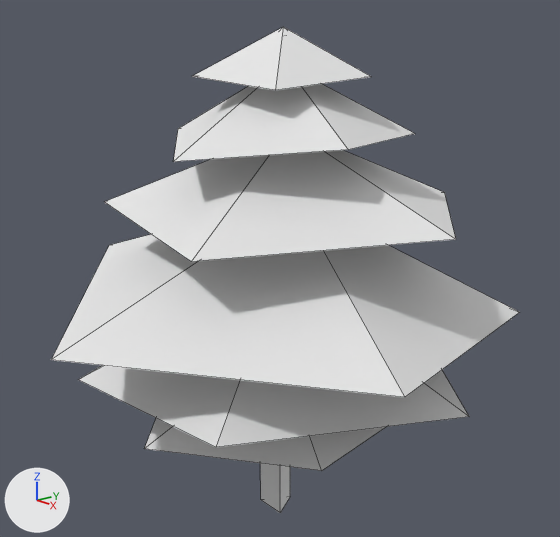
A saved change to the Blender file Assets/Models/Tree2.blend.
Rendered twice from a camera (50 mm lens) standing at (6.02, -5.07, 4.99) and looking at (0.06, -0.01, 2.82). Arrows for +X, +Y and +Z are at lower left; the lights stay in place. Mesh edges are drawn as thin lines.
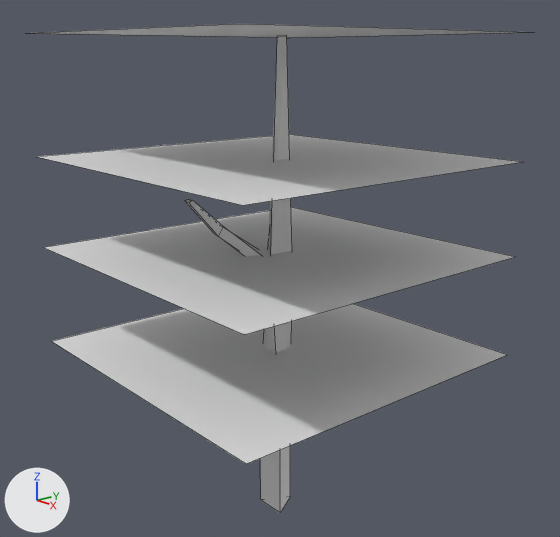
Changed parts and their boxes [x1, y1, x2, y2] in the pictures (560 x 537 px):
'Cone.003', reshaped (77% narrower)
    before: [51, 27, 519, 513]
    after: [185, 35, 292, 513]
'Plane', added
    after: [36, 24, 523, 464]
part 1 of me_cone_003, deleted
    before: [51, 27, 519, 471]

The change, as a list of edits to the scene's bpy script:
```text
Change me_cone_003:
    used by ob_cone_003; location = (0.07, 0.01, 4.65); rotation_euler = (0.0, 0.0, 0.648), in degrees (0, 0, 37); scale = (0.597, 0.597, 0.597)
    remove me_cone_003.from_pydata(...)  # 59 vertices, 52 faces; spans x -4.0..4.16, y -3.55..4.44, z -7.77..0.97
    add me_cone_003.from_pydata(...)  # 23 vertices, 22 faces; spans x -1.46..0.16, y -0.84..0.33, z -7.77..0.83
    me_cone_003 part 1: 6 loose pieces with 36 vertices, spanning x -4.0..4.16, y -3.55..4.44, z -5.86..0.97, are deleted
Add me_plane:
    me_plane.from_pydata([(-1.0, -1.0, 1.16), (1.0, -1.0, 1.16), (-1.0, 1.0, 1.16), (1.0, 1.0, 1.16), (-1.0, -1.0, 1.86), (1.0, -1.0, 1.86), (-1.0, 1.0, 1.86), (1.0, 1.0, 1.86), (-1.0, -1.0, 0.61), (1.0, -1.0, 0.61), (-1.0, 1.0, 0.61), (1.0, 1.0, 0.61), (-1.0, -1.0, 0.0), (1.0, -1.0, 0.0), (-1.0, 1.0, 0.0), (1.0, 1.0, 0.0)], [], [(0, 1, 3, 2), (4, 5, 7, 6), (8, 9, 11, 10), (12, 13, 15, 14)])
Add ob_plane:
    ob_plane = bpy.data.objects.new('Plane', me_plane)
    ob_plane.location = (0.01, -0.05, 1.93)
    ob_plane.scale = (1.74, 1.74, 1.74)
```
